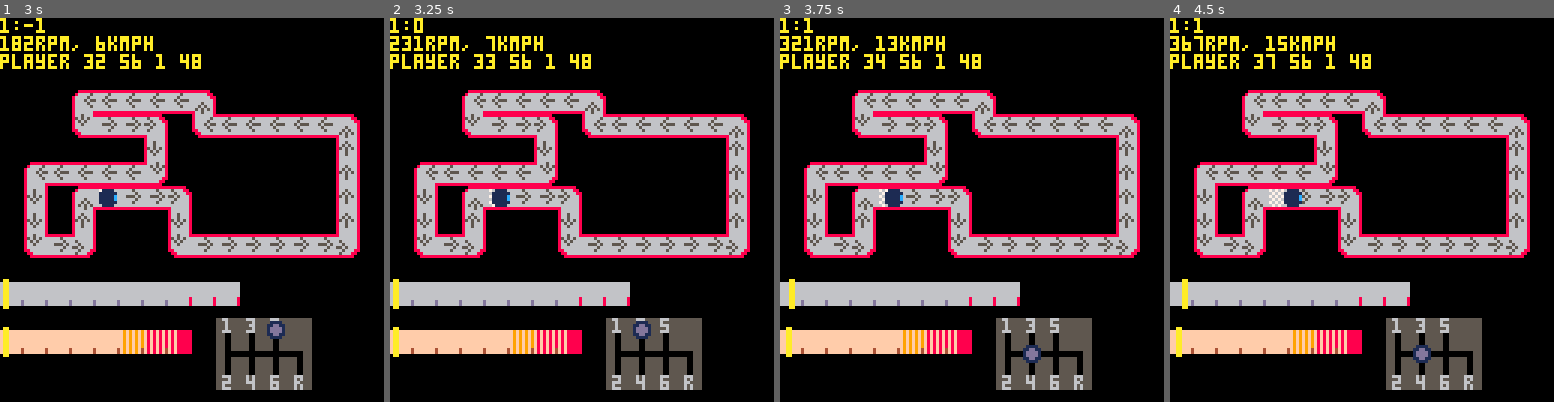
Above: before the commit, frames 1-4 (left to right).
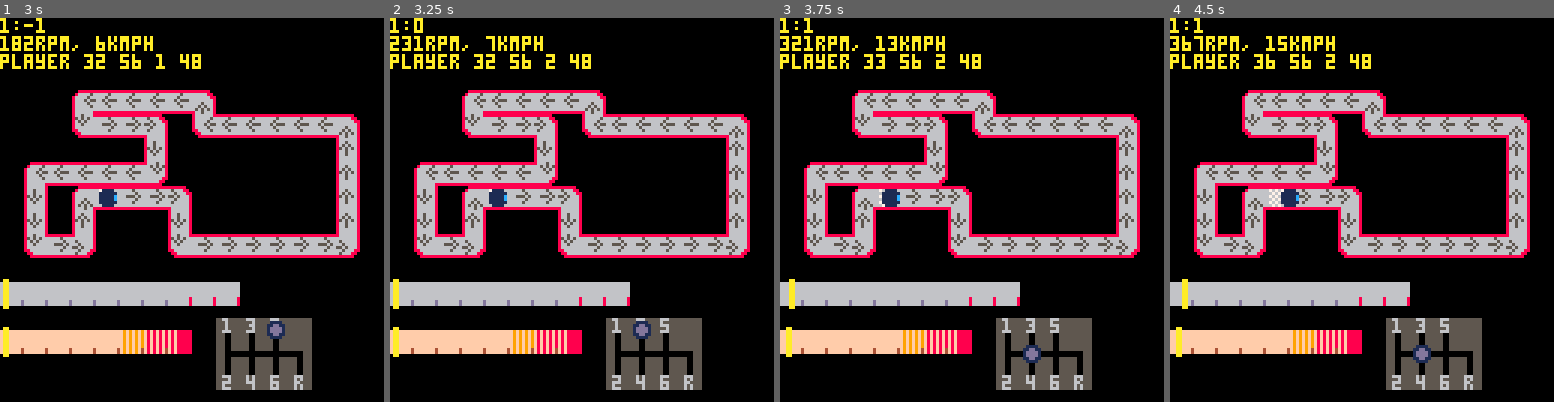
Above: after the commit, the same moments.

Repository: VedVid/PICOdrag
Game: PICO-8 cartridge picodrag.p8
Two runs of this game, one before a commit and one after it. Both use one fixed random seed, a clock stepped at 60 frames per second and the inputs below.
Inputs:
- Up to frame 1 (3 s): hold Right 1.6-2.1 s; hold Up 2.15-2.42 s; hold Right from 2.47 s (still down)
- Up to frame 2 (3.25 s): release Right at 3.03 s; hold Left from 3.08 s (still down)
- Up to frame 3 (3.75 s): release Left at 3.58 s; hold Down from 3.63 s (still down)
- Up to frame 4 (4.5 s): release Down at 3.97 s; hold Right from 4.02 s (still down)

Frame 1 is identical in both runs. In frame 2, 0.1% of the frame differs, in the area x 25-43%, y 9-50%; in frame 3, 0.2%; in frame 4, 0.2%.

Commit message:
work work

Diff:
--- a/picodrag.p8
+++ b/picodrag.p8
@@ -181,9 +181,7 @@
 
 function draw_track(track)
  for k, v in pairs(track.cells) do
-  spr(v[3],
-  track.x+(v[1]*8),
-  track.y+(v[2]*8))
+  spr(v[3], v[1], v[2])
  end
 end
 
@@ -389,36 +387,36 @@
  local move_y = 0
  local cell = nil
  if track.cells[player.cell] then
-  cell = track.cells[player.cell][3]
+  cell = track.cells[player.cell]
  else
   player.cell = 1
-  cell = track.cells[player.cell][3]
- end
- if cell == 10 or
-  cell == 42 then
+  cell = track.cells[player.cell]
+ end
+ if cell[3] == 10 or
+  cell[3] == 42 then
   move_x = car.current_speed * km_ratio
- elseif cell == 26 then
+ elseif cell[3] == 26 then
   move_x = (-1) * car.current_speed * km_ratio
- elseif cell == 11 or
-  cell == 43 then
+ elseif cell[3] == 11 or
+  cell[3] == 43 then
   move_y = car.current_speed * km_ratio
- elseif cell == 27 then
+ elseif cell[3] == 27 then
   move_y = (-1) * car.current_speed * km_ratio
- elseif cell == 12 then
+ elseif cell[3] == 12 then
   move_x = car.current_speed * km_ratio
- elseif cell == 13 then
+ elseif cell[3] == 13 then
   move_y = car.current_speed * km_ratio
- elseif cell == 29 then
+ elseif cell[3] == 29 then
   move_x = (-1) * car.current_speed * km_ratio
- elseif cell == 28 then
+ elseif cell[3] == 28 then
   move_y = (-1) * car.current_speed * km_ratio
- elseif cell == 14 then
+ elseif cell[3] == 14 then
   move_y = car.current_speed * km_ratio
- elseif cell == 30 then
+ elseif cell[3] == 30 then
   move_x = car.current_speed * km_ratio
- elseif cell == 31 then
+ elseif cell[3] == 31 then
   move_y = (-1) * car.current_speed * km_ratio
- elseif cell == 15 then
+ elseif cell[3] == 15 then
   move_x = (-1) * car.current_speed * km_ratio
  end
  player.x_dec += move_x
@@ -428,25 +426,29 @@
   if player.x_dec >= 10 then
    player.x += 1
    player.x_dec -= 10
-   if player.x % 8 == 0 then
+   if player.x >= cell[1] then
+    player.x = cell[1]
     player.cell += 1
    end
   elseif player.x_dec <= -10 then
    player.x -= 1
    player.x_dec += 10
-   if player.x % 8 == 0 then
+   if player.x <= cell[1] then
+    player.x = cell[1]
     player.cell += 1
    end
   elseif player.y_dec >= 10 then
    player.y += 1
    player.y_dec -= 10
-   if player.y % 8 == 0 then
+   if player.y >= cell[2] then
+    player.y = cell[2]
     player.cell += 1
    end
   elseif player.y_dec <= -10 then
    player.y -= 1
    player.y_dec += 10
-   if player.y % 8 == 0 then
+   if player.y <= cell[2] then
+    player.y = cell[2]
     player.cell += 1
    end
   else
@@ -735,10 +737,14 @@
  add(track.cells, {3,7,31})
  add(track.cells, {3,6,27})
  add(track.cells, {3,5,12})
+ for k, v in pairs(track.cells) do
+  v[1] = (v[1] * 8) + track.x
+  v[2] = (v[2] * 8) + track.y
+ end
  track.start_x =
-  track.x+(8*track.cells[1][1])
+  track.cells[1][1]
  track.start_y =
-  track.y+(8*track.cells[1][2])
+  track.cells[1][2]
  return track
 end
 __gfx__
